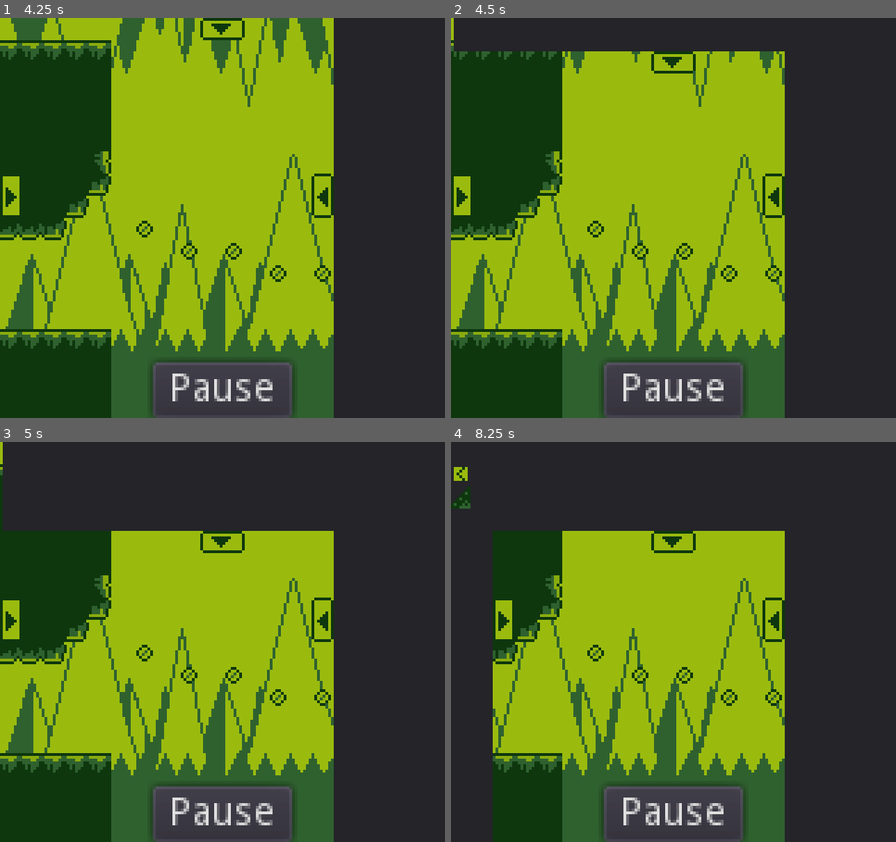
Above: before the commit, frames 1-4 (two rows, left to right).
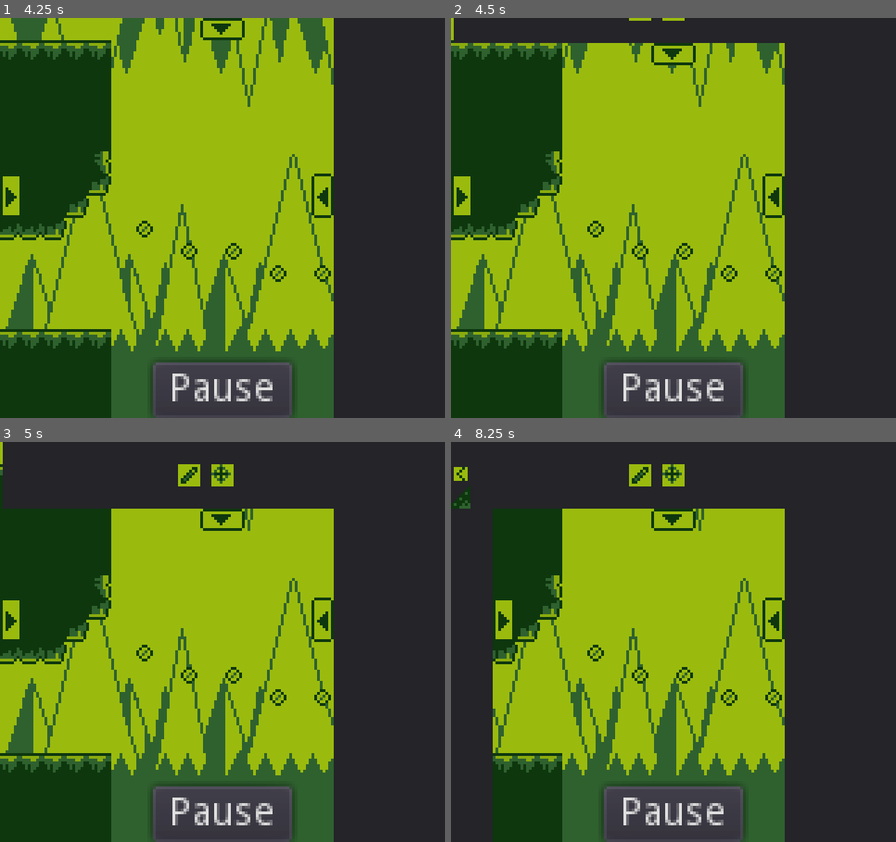
Above: after the commit, the same moments.

Repository: AlanRostem/TurboTrooper
Game: Godot game, scene res://scenes/editor/Editor.tscn
The game is run twice, just before and just after one commit, with the same random seed, the same clock (stepped at 60 frames per second) and the same inputs. This scene is started directly instead of the project's main scene. Sound files missing from this copy of the repository are replaced by a short silence.
Inputs (mouse positions are in pixels of both pictures, inside the frame that each line leads up to; where the layout moved, square brackets give the same spot in the first picture):
- Up to frame 1 (4.25 s): click (436, 194) at 0.5 s; tap Enter (pause) at 1.25 s; move the mouse to (320, 198) at 1.27 s; hold D (move_right) 1.28-2 s; tap S (aim_down) at 1.35 s; click (320, 198) at 1.42 s; tap Space (jump) at 1.52 s; drag from (133, 238) to (422, 306) at 2.02 s; click (356, 42) at 2.75 s; click (409, 42) at 3.5 s
- Up to frame 2 (4.5 s): click (673, 30) at 4.25 s
- Up to frame 3 (5 s): no input
- Up to frame 4 (8.25 s): move the mouse to (718, 554) at 5.02 s; hold A (move_left) 5.03-5.75 s; tap K (fire) at 5.1 s; click (718, 554) at 5.17 s; click (807, 518) at 5.77 s; click (637, 474) [499, 486] at 6.5 s; click (673, 474) [553, 486] at 7.25 s; click (459, 618) at 8 s

Frame 1 is identical in both runs. In frame 2, 1.9% of the frame differs, in the area x 0-75%, y 0-14%; in frame 3, 4.9%, in the area x 0-75%, y 5-28%; in frame 4, 4.4%.
Error before the commit: Invalid call. Nonexistent function 'get_editor_canvas' in base 'CanvasLayer'. (res://scenes/editor/buttons/ToolButton.gd:12)

Commit message:
move tool added

Diff:
--- a/project/scenes/editor/CameraHolder.gd
+++ b/project/scenes/editor/CameraHolder.gd
@@ -6,9 +6,9 @@
 func _process(delta):
 	if Input.is_action_just_pressed("editor_pan_camera"):
 		__pressed = true
-		__drag_pos = __camera.position + get_global_mouse_position()
+		__drag_pos.x = __camera.position.x + get_global_mouse_position().x
 	elif Input.is_action_just_released("editor_pan_camera"):
 		__pressed = false
 
 	if __pressed:
-		__camera.position = __drag_pos - get_global_mouse_position()
+		__camera.position.x = __drag_pos.x - get_global_mouse_position().x
--- a/project/scenes/editor/Editor.tscn
+++ b/project/scenes/editor/Editor.tscn
@@ -21,11 +21,13 @@
 
 [sub_resource type="ButtonGroup" id=4]
 
-[sub_resource type="AtlasTexture" id=5]
-region = Rect2( 0, 0, 16, 16 )
-
-[sub_resource type="AtlasTexture" id=6]
-region = Rect2( 16, 0, 16, 16 )
+[sub_resource type="AtlasTexture" id=8]
+atlas = ExtResource( 7 )
+region = Rect2( 16, 8, 8, 8 )
+
+[sub_resource type="AtlasTexture" id=9]
+atlas = ExtResource( 7 )
+region = Rect2( 24, 8, 8, 8 )
 
 [sub_resource type="AtlasTexture" id=7]
 atlas = ExtResource( 7 )
@@ -101,9 +103,9 @@
 anchor_bottom = 0.5
 margin_left = -20.0
 margin_top = -72.0
-margin_right = 56.0
+margin_right = 36.0
 margin_bottom = 72.0
-columns = 4
+columns = 3
 __meta__ = {
 "_edit_use_anchors_": false
 }
@@ -119,14 +121,14 @@
 margin_right = 56.0
 
 [node name="EntityButton4" parent="MenuLayer/Entities/EntitiesGrid" instance=ExtResource( 6 )]
-margin_left = 60.0
-margin_right = 76.0
+margin_top = 20.0
+margin_bottom = 36.0
 
 [node name="Tools" type="Panel" parent="MenuLayer"]
 anchor_left = 0.5
 anchor_right = 0.5
 margin_left = -79.0
-margin_top = -32.0
+margin_top = -24.0
 margin_right = 79.0
 __meta__ = {
 "_edit_use_anchors_": false
@@ -153,29 +155,27 @@
 anchor_top = 0.5
 anchor_right = 0.5
 anchor_bottom = 0.5
-margin_left = -71.0
-margin_top = -8.0
-margin_right = 71.0
-margin_bottom = 8.0
+margin_left = -16.0
+margin_top = -4.0
+margin_right = 16.0
+margin_bottom = 4.0
+custom_constants/separation = 4
 __meta__ = {
 "_edit_use_anchors_": false
 }
 
 [node name="ToolButton" parent="MenuLayer/Tools/HBoxContainer" instance=ExtResource( 9 )]
-margin_right = 16.0
-margin_bottom = 16.0
 toggle_mode = true
 group = SubResource( 4 )
-texture_normal = SubResource( 5 )
+texture_normal = SubResource( 8 )
 __tool = ExtResource( 10 )
 
 [node name="ToolButton2" parent="MenuLayer/Tools/HBoxContainer" instance=ExtResource( 9 )]
-margin_left = 20.0
-margin_right = 36.0
-margin_bottom = 16.0
+margin_left = 12.0
+margin_right = 20.0
 toggle_mode = true
 group = SubResource( 4 )
-texture_normal = SubResource( 6 )
+texture_normal = SubResource( 9 )
 __tool = ExtResource( 11 )
 
 [node name="PauseButton" type="Button" parent="MenuLayer"]
--- a/project/scenes/editor/buttons/ToolButton.gd
+++ b/project/scenes/editor/buttons/ToolButton.gd
@@ -3,9 +3,8 @@
 export(Script) var __tool = null
 
 
-onready var __editor = get_parent().get_parent().get_parent()
+onready var __editor = get_parent().get_parent().get_parent().get_parent()
 onready var __frame = $TextureFrame
-
 
 func _on_ToolButton_toggled(button_pressed):
 	if button_pressed:
--- a/project/scenes/editor/tool/MoveTool.gd
+++ b/project/scenes/editor/tool/MoveTool.gd
@@ -12,8 +12,3 @@
 	if __entity == null : return
 	if !get_canvas().is_tile_occupied(get_mouse_location()):
 		__entity.position = get_canvas().tile_to_position(get_mouse_location())
-	else:
-		var other_entity = get_canvas().get_entity_at_tile(get_mouse_location())
-		if other_entity == null: return
-		if other_entity.is_y_sort_disabled() != __entity.is_y_sort_disabled():
-			__entity.position = get_canvas().tile_to_position(get_mouse_location())
Binary file changed: project/assets/sprites/editor/buttons.png
